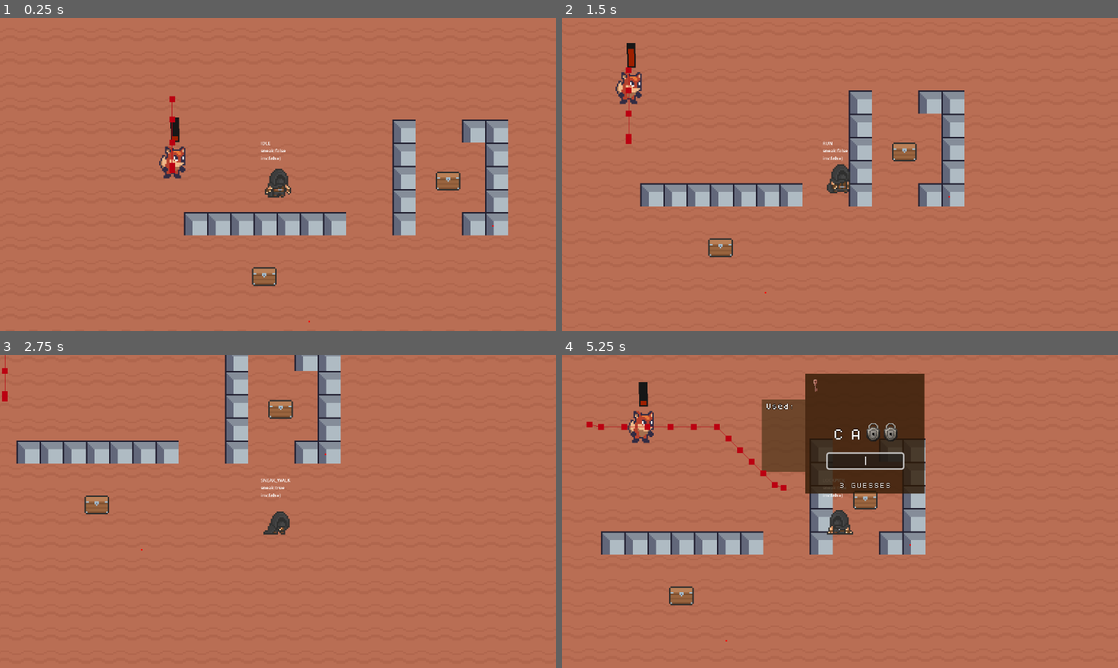
Above: before the commit, frames 1-4 (two rows, left to right).
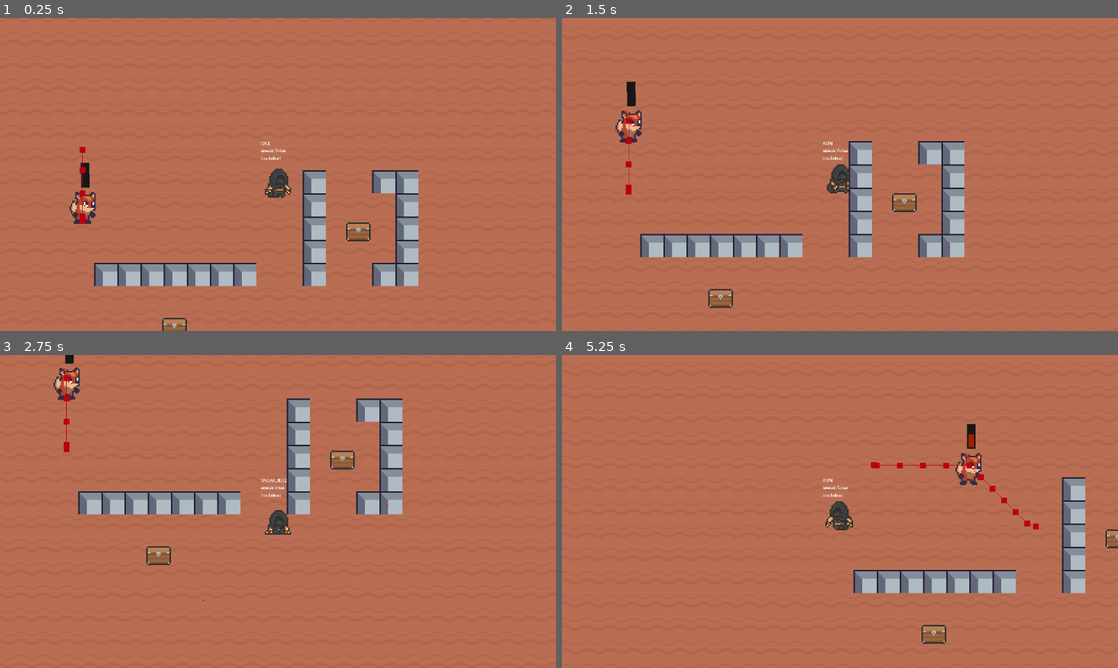
Above: after the commit, the same moments.

Repository: Eggsquisite/HeistHandler
Game: Godot game, scene res://scenes/base_level/base_level.tscn
Same seed, same stepped clock (60 frames per second), same inputs: the game is played once before the commit and once after it.
Inputs:
- Up to frame 1 (0.25 s): no input
- Up to frame 2 (1.5 s): hold D (right) 0.53-1.28 s; hold E (interact) 0.53-1.28 s; hold S (down) from 1.28 s (still down); tap Space (lockpick) at 1.35 s
- Up to frame 3 (2.75 s): release S (down) at 2.03 s; hold D (right) from 2.03 s (still down); hold Shift (sneak) from 2.03 s (still down)
- Up to frame 4 (5.25 s): release D (right) at 2.78 s; release Shift (sneak) at 2.78 s; hold W (up) 2.78-3.53 s; tap E (interact) at 2.85 s; hold A (left) 3.53-5.03 s; tap Space (lockpick) at 3.6 s; tap Shift (sneak) at 4.35 s; hold S (down) from 5.03 s (still down); hold E (interact) from 5.03 s (still down)

The runs differ from the first frame. In frame 1, 12% of the frame differs, in the area x 12-92%, y 24-100%; in frame 2, 11%; in frame 3, 12%; in frame 4, 20%, in the area x 4-100%, y 6-93%.

Commit message:
added vision cones, guard patrol/chase behavior done

Diff:
--- a/scenes/base_level/base_level.tscn
+++ b/scenes/base_level/base_level.tscn
@@ -405,7 +405,7 @@
 
 [node name="Player" parent="." instance=ExtResource("2_fl8iu")]
 z_index = 5
-position = Vector2(113, -106)
+position = Vector2(175, -141)
 
 [node name="Chest" parent="." instance=ExtResource("3_7sbiq")]
 position = Vector2(230, -102)
--- a/scenes/guard/guard.gd
+++ b/scenes/guard/guard.gd
@@ -15,6 +15,7 @@
 @onready var sprite: Sprite2D = $Sprite2D
 @onready var vision_cone: Area2D = $VisionCone
 @onready var patrol_waypoints: Node2D = $PatrolWaypoints
+@onready var ray: RayCast2D = $RayCast2D
 
 const SPEED_MULT: float = 100
 const DETECT_MULT: float = 10
@@ -25,6 +26,7 @@
 var _searching: bool = false
 var _dec_detection: bool = false
 var _player_sighted: bool = false
+var _player_in_vision_area: bool = false
 var _player_is_sneaking: bool = false
 var _last_player_pos: Vector2
 var _player_pos: Array[Node2D]
@@ -32,8 +34,6 @@
 var _wp_index: int = 0
 
 var _sneak_detection_value: float
-var raycast: RayCast2D
-@onready var ray_cast_2d: RayCast2D = $RayCast2D
 
 @export_group("Patrol Variables")
 @export var patrol_speed: float = 15
@@ -50,39 +50,22 @@
 
 # Called when the node enters the scene tree for the first time.
 func _ready() -> void:
-	nav_agent.navigation_finished.connect(_on_nav_finished)
 	nav_agent.velocity_computed.connect(_on_navigation_agent_2d_velocity_computed)
 	# make_path()
 	# _target_pos = get_tree().get_first_node_in_group("player").get_nav_points()
 	_sneak_detection_value = detection_inc
 	_waypoints = patrol_waypoints.get_waypoints()
-	print("waypoints:")
-	print(_waypoints)
 	update_target()
+	ray.enabled = false
 
 
 # Called every frame. 'delta' is the elapsed time since the previous frame.
 func _physics_process(delta: float) -> void:
 	move_to_target(delta)
 	detect_player(delta)
+	check_raycast()
 	move_and_slide()
 	calculate_states()
-
-	if _player != null:
-		# ray_cast_2d.target_position = to_local(_player.global_position)
-		ray_cast_2d.target_position = global_position.direction_to(_player.global_position) * 150
-	if ray_cast_2d.is_colliding():
-		if ray_cast_2d.get_collider() is Player:
-			print("Hitting Player")
-		else:
-			print("hitting world")
-
-
-func _on_nav_finished():
-	if _mode == GuardMode.ALERT:
-		pass
-	else:
-		pass
 
 
 func _on_navigation_agent_2d_velocity_computed(safe_velocity):
@@ -90,8 +73,29 @@
 	velocity = safe_velocity
 
 
+func move_to_target(delta) -> void:
+	var next_path_pos = nav_agent.get_next_path_position()
+	var direction = global_position.direction_to(next_path_pos)
+	var new_velocity: Vector2
+	if _mode == GuardMode.ALERT:
+		new_velocity = lerp(new_velocity, direction * alert_speed * SPEED_MULT, delta)
+	elif _mode == GuardMode.PATROL:
+		new_velocity = lerp(new_velocity, direction * patrol_speed * SPEED_MULT, delta)
+		# new_velocity = direction * patrol_speed * SPEED_MULT * delta
+
+	if nav_agent.avoidance_enabled:
+		nav_agent.velocity = new_velocity
+	else:
+		_on_navigation_agent_2d_velocity_computed(new_velocity)
+
+
+func _sort_by_distance_to_guard(pos1 : Node2D, pos2: Node2D):
+	var pos1_to_guard = global_position.distance_to(pos1.global_position)
+	var pos2_to_guard = global_position.distance_to(pos2.global_position)
+	return pos1_to_guard < pos2_to_guard
+
+
 func update_target() -> void:
-	# print("updating...")
 	if _mode == GuardMode.ALERT:
 		nav_agent.target_position = _last_player_pos
 	elif _mode == GuardMode.PATROL:
@@ -101,36 +105,15 @@
 		nav_agent.target_position = self.global_position
 
 
-func move_to_target(delta) -> void:
-	var next_path_pos = nav_agent.get_next_path_position()
-	var direction = global_position.direction_to(next_path_pos)
-	var new_velocity: Vector2
-	if _mode == GuardMode.ALERT:
-		new_velocity = direction * alert_speed * SPEED_MULT * delta
-	elif _mode == GuardMode.PATROL:
-		new_velocity = direction * patrol_speed * SPEED_MULT * delta
-
-	if nav_agent.avoidance_enabled:
-		nav_agent.velocity = new_velocity
-	else:
-		_on_navigation_agent_2d_velocity_computed(new_velocity)
-
-
-func _sort_by_distance_to_guard(pos1 : Node2D, pos2: Node2D):
-	var pos1_to_guard = global_position.distance_to(pos1.global_position)
-	var pos2_to_guard = global_position.distance_to(pos2.global_position)
-	return pos1_to_guard < pos2_to_guard
-
-
 func calculate_states() -> void:
 	if velocity.x == 0 and velocity.y == 0:
 		set_enemy_states(EnemyState.IDLE)
 	elif velocity.x != 0 or velocity.y != 0:
 		set_enemy_states(EnemyState.RUN)
-		if velocity.x < 0:
+		if velocity.x <= -0.1:
 			sprite.flip_h = true
 			vision_cone.rotation_degrees = lerp(vision_cone.rotation_degrees, 180.0, 0.9)
-		elif velocity.x > 0:
+		elif velocity.x >= 0.1:
 			sprite.flip_h = false
 			vision_cone.rotation_degrees = lerp(vision_cone.rotation_degrees, 0.0, 0.9)
 
@@ -179,6 +162,18 @@
 		return
 
 	_player_sighted = flag
+	if _player_sighted:
+		_dec_detection = false
+		detection_delay.stop()
+
+		update_last_player_pos()
+		update_target()
+	else:
+		if _mode == GuardMode.ALERT: # If player LoS lost and guard is alerted, go to player's last known pos
+			update_last_player_pos()
+			update_target()
+		elif _mode == GuardMode.PATROL || _mode == GuardMode.SEARCH:
+			detection_delay.start()
 
 
 func detect_player(delta) -> void:
@@ -188,6 +183,7 @@
 		else:
 			_sneak_detection_value = detection_inc
 
+	# is compares identity, == compares content
 	if _player_sighted:
 		if !detection_bar._get_is_alert():
 			detection_bar.detection += _sneak_detection_value * delta * DETECT_MULT
@@ -209,6 +205,23 @@
 	# if player is found, keep following player and reset time
 
 
+func check_raycast() -> void:
+	if _player != null:
+		if _player_in_vision_area:
+			ray.enabled = true
+			ray.target_position = global_position.direction_to(_player.global_position) * 150
+
+			if ray.is_colliding():
+				if ray.get_collider() is Player:
+					_player_in_sight(true)
+				else:
+					_player_in_sight(false)
+			else:
+				_player_in_sight(false)
+		else:
+			ray.enabled = false
+
+
 func flip_sprite() -> void:
 	if sprite.flip_h:
 		sprite.flip_h = false
@@ -223,22 +236,13 @@
 		_player = body
 		_player_pos = _player.get_nav_points()
 
-	_player_in_sight(true)
-	_dec_detection = false
-	detection_delay.stop()
-
-	update_last_player_pos()
-	update_target()
+	# _player_in_sight(true)
+	_player_in_vision_area = true
 
 
 func _on_vision_cone_body_exited(body: Node2D) -> void:
 	_player_in_sight(false)
-
-	if _mode == GuardMode.ALERT: # If player LoS lost and guard is alerted, go to player's last known pos
-		update_last_player_pos()
-		update_target()
-	elif _mode == GuardMode.PATROL || _mode == GuardMode.SEARCH:
-		detection_delay.start()
+	_player_in_vision_area = false
 
 
 func _on_navigation_agent_2d_target_reached() -> void:
--- a/scenes/guard/guard.tscn
+++ b/scenes/guard/guard.tscn
@@ -12,6 +12,7 @@
 collision_layer = 0
 collision_mask = 16
 script = ExtResource("1_8kgwj")
+patrol_speed = 25.0
 search_dur = 5.0
 search_delay = 1.5
 
@@ -44,6 +45,7 @@
 [node name="Timers" type="Node2D" parent="."]
 
 [node name="DetectionDelay" type="Timer" parent="Timers"]
+wait_time = 0.75
 one_shot = true
 
 [node name="FollowDelay" type="Timer" parent="Timers"]
--- a/scenes/player/player.gd
+++ b/scenes/player/player.gd
@@ -17,7 +17,6 @@
 @onready var invincible_timer: Timer = $InvincibleTimer
 @onready var invincible_player: AnimationPlayer = $InvinciblePlayer
 @onready var nav_points: Node2D = $NavPoints
-
 
 
 var _state: PlayerState = PlayerState.IDLE
